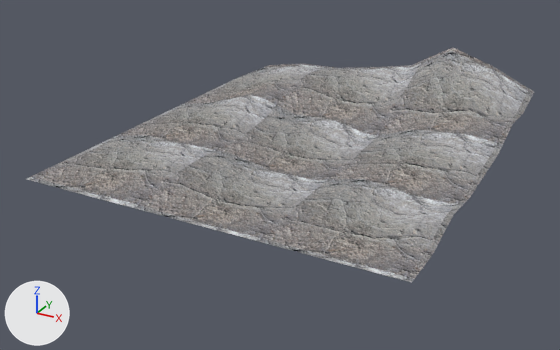
Renders of the Blender file data/models/land.blend from each side of a commit.
Both versions are drawn from a 50 mm lens placed at (1.78, -3.46, 0.55), pointed at (-0.04, -0.15, -1.1). Lighting does not change. The marker at lower left points along +X, +Y and +Z.
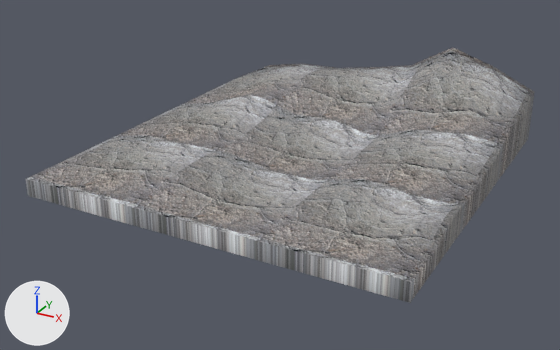
Edits to the bpy script that builds the scene:
```text
Change me_plane:
    used by ob_plane; location = (0.0, 0.0, 0.0)
    remove me_plane.from_pydata(...)  # 81 vertices, 64 faces; spans x -1.0..1.0, y -1.0..1.0, z -1.0..-0.6
    add me_plane.from_pydata(...)  # 113 vertices, 96 faces; spans x -1.0..1.0, y -1.0..1.0, z -1.09..-0.6
    me_plane part 1
    14 vertices are added at x -0.75..1.0, y -0.5..1.0, z -1.09
    18 new vertices lie (0.0, 0.0, -0.09) away from vertices in x -1.0..1.0, y -1.0..1.0, z -1.0
    32 new faces join them
```

Boxes [x1, y1, x2, y2] around the edits, measured in the pictures (560 x 350 px):
'Plane', reshaped (9% taller): before [27, 47, 534, 282]; after [25, 47, 534, 303]
part 1 of me_plane, added: after [25, 94, 534, 303]
